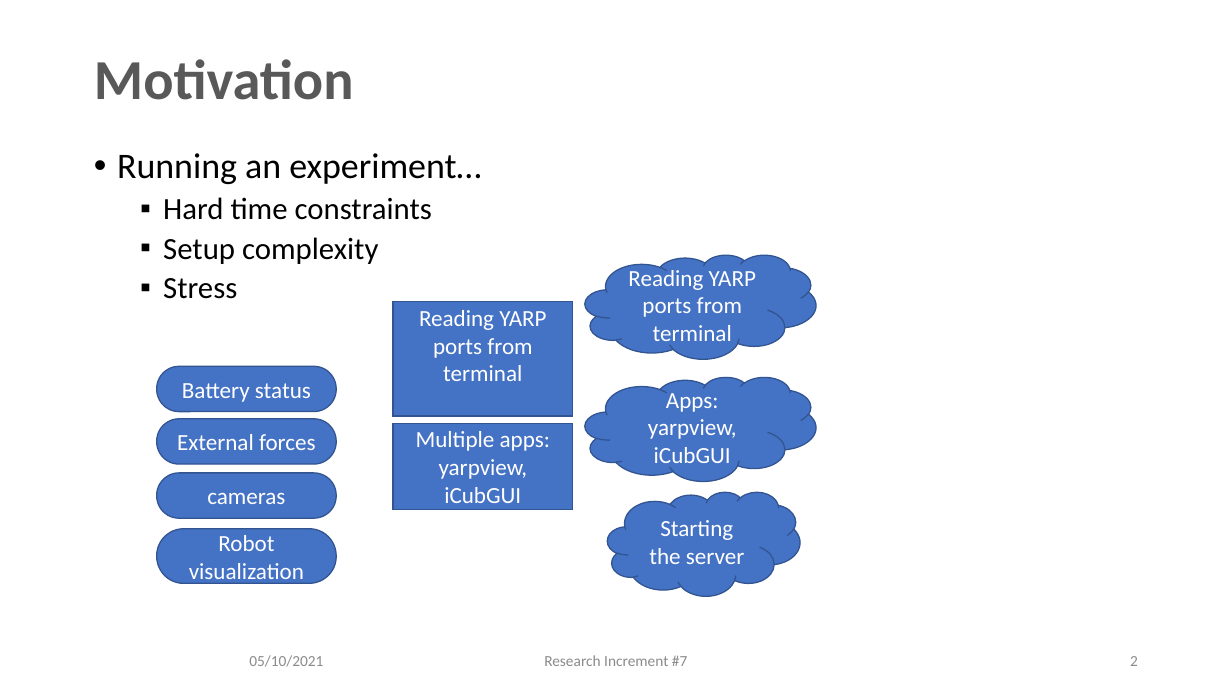
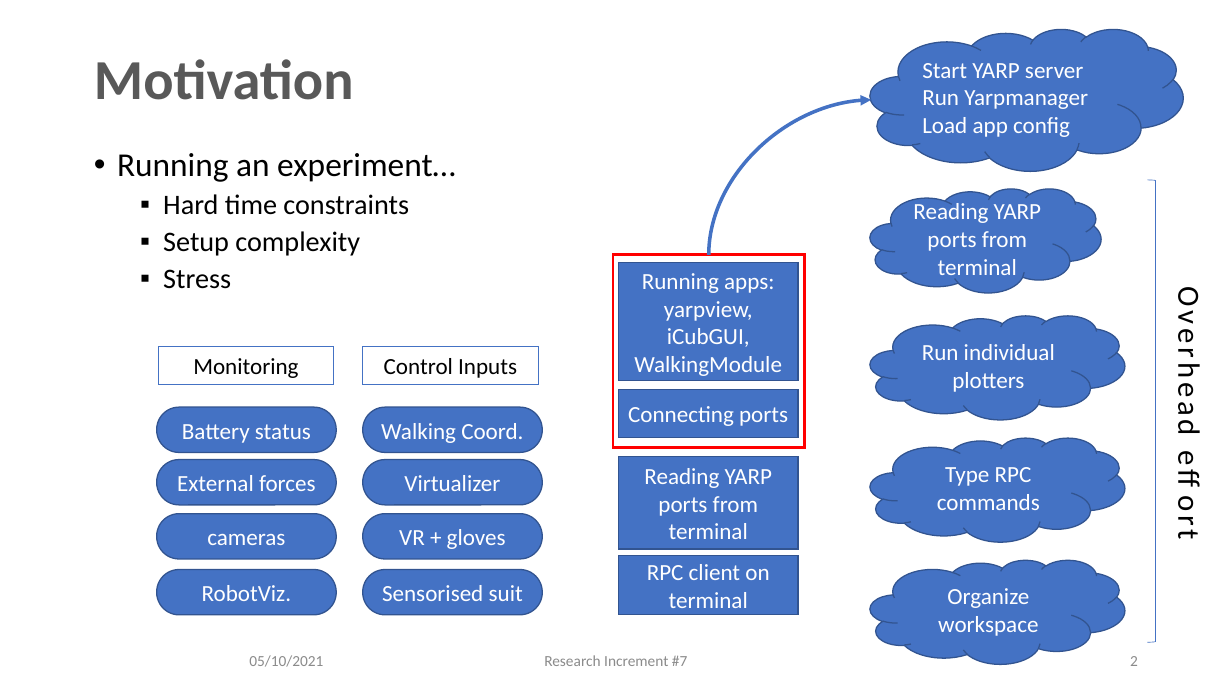
Before and after one commit to ami-iit/yarp-openmct, a slide deck: slide 2 of slides/XTeam_RI_Vertical_iCubTelemetryVisualizer_05102021.pptx. Drawn at 1232x693 pixels with LibreOffice and Linux fonts; fonts in the diff are those of the drawing; background and template pictures are left out. Boxes give left, top, right and bottom in pixels: in the first picture for what was removed or moved away, otherwise in the second. Text is boxed around its words. In the diff, an @@ line names an element or a change of style, - is before the commit and + after.

Commit message:
Introduction -> Motivation WIP

```diff
--- a/slides/XTeam_RI_Vertical_iCubTelemetryVisualizer_05102021.pptx
+++ b/slides/XTeam_RI_Vertical_iCubTelemetryVisualizer_05102021.pptx
@@ cloud added at <box>871,29,1184,171</box>, fill #4472C4, outline #325491 1 pt, 18 pt, text #FFFFFF @@
+Start YARP server
+Run Yarpmanager
+Load app config
@@ curved arrow added from (709, 255) to (872, 100), #4472C4 2.75 pt @@
@@ text "Running an experiment…" at <box>117,153,456,289</box>: size 28 to 26 pt in "Running an experiment…"; size 24 to 22 pt in "Hard time constraints", "Setup complexity", "Stress" @@
@@ cloud "Reading YARP ports from terminal": place and size @@
-cloud "Reading YARP ports from terminal" at <box>585,255,816,360</box>
+cloud "Reading YARP ports from terminal" at <box>871,189,1102,293</box>
@@ right bracket added at <box>1148,180,1156,642</box>, outline #4472C4 0.5 pt @@
@@ text added at <box>1158,220,1214,607</box>, 24 pt, text #000000 @@
+Overhead effort
@@ rectangle added at <box>614,255,805,448</box>, outline #FF0000 2.25 pt @@
@@ rectangle "Running apps: yarpview, iCubGUI, WalkingModule": place and size @@
-rectangle "Running apps: yarpview, iCubGUI, WalkingModule" at <box>393,424,572,510</box>
+rectangle "Running apps: yarpview, iCubGUI, WalkingModule" at <box>618,262,798,381</box>
@@ text in rectangle at <box>634,273,782,376</box>: text changed @@
-Multiple apps: yarpview, iCubGUI
+Running apps: yarpview, iCubGUI, WalkingModule
@@ cloud added at <box>871,315,1126,420</box>, fill #4472C4, outline #325491 1 pt, 18 pt, text #FFFFFF @@
+Run individual plotters
@@ rectangle added at <box>158,347,334,385</box>, outline #4472C4 0.75 pt, 18 pt, text #000000 @@
+Monitoring
@@ rectangle added at <box>363,347,539,385</box>, outline #4472C4 0.75 pt, 18 pt, text #000000 @@
+Control Inputs
@@ cloud removed at <box>585,377,816,482</box> @@
-Apps: yarpview, iCubGUI
@@ rectangle added at <box>618,389,798,437</box>, fill #4472C4, outline #325491 1 pt, 18 pt, text #FFFFFF @@
+Connecting ports
@@ 3 rounded rectangles: place and size @@
-3 rounded rectangles at <box>157,366,336,518</box>
+3 rounded rectangles at <box>157,408,336,559</box>
@@ rounded rectangle added at <box>363,408,543,453</box>, fill #4472C4, outline #325491 1 pt, 18 pt, text #FFFFFF @@
+Walking Coord.
@@ cloud added at <box>871,438,1126,543</box>, fill #4472C4, outline #325491 1 pt, 18 pt, text #FFFFFF @@
+Type RPC commands
@@ rounded rectangle added at <box>363,459,543,505</box>, fill #4472C4, outline #325491 1 pt, 18 pt, text #FFFFFF @@
+Virtualizer
@@ rectangle "Reading YARP ports from terminal": place and size @@
-rectangle "Reading YARP ports from terminal" at <box>393,301,572,416</box>
+rectangle "Reading YARP ports from terminal" at <box>618,457,798,549</box>
@@ cloud removed at <box>607,492,799,596</box> @@
-Starting the server
@@ rounded rectangle added at <box>363,514,543,559</box>, fill #4472C4, outline #325491 1 pt, 18 pt, text #FFFFFF @@
+VR + gloves
@@ rounded rectangle "RobotViz.": place and size @@
-rounded rectangle "RobotViz." at <box>157,529,336,583</box>
+rounded rectangle "RobotViz." at <box>157,569,336,615</box>
@@ rounded rectangle added at <box>363,569,543,615</box>, fill #4472C4, outline #325491 1 pt, 18 pt, text #FFFFFF @@
+Sensorised suit
@@ rectangle added at <box>618,556,798,616</box>, fill #4472C4, outline #325491 1 pt, 18 pt, text #FFFFFF @@
+RPC client on terminal
@@ cloud added at <box>871,560,1126,665</box>, fill #4472C4, outline #325491 1 pt, 18 pt, text #FFFFFF @@
+Organize workspace
@@ text in rounded rectangle at <box>202,585,292,601</box>: text changed @@
-Robot visualization
+RobotViz.
```
Also in this commit, not shown: 1 other slide changed.
